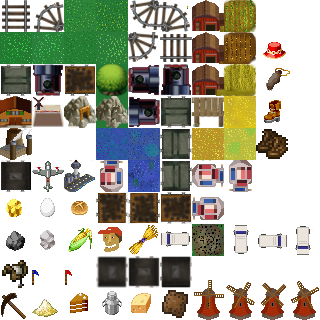
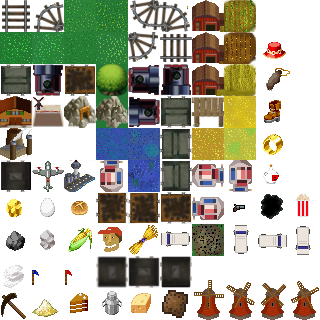
Before/after of a 320 × 320 layered artwork. What changed in the layer stack:
added layer "Calque Copié #22" above "Calque Copié #21" over <box>296,193,310,217</box>
added layer "Calque Copié #21" above "Calque Copié #20" over <box>261,194,283,219</box>
added layer "Calque Copié #20" above "Calque Copié #19" over <box>233,204,245,212</box>
added layer "Calque Copié #18" above "Calque Copié #17" over <box>263,164,279,184</box>
added layer "Calque Copié #17" above "Calque Copié #16" over <box>4,265,24,288</box>
added layer "Calque Copié #16" above "Calque #1" over <box>263,134,283,155</box>
hid "Calque Copié #15" over <box>256,129,288,159</box>
hid "Calque Copié #14" over <box>2,260,28,288</box>
